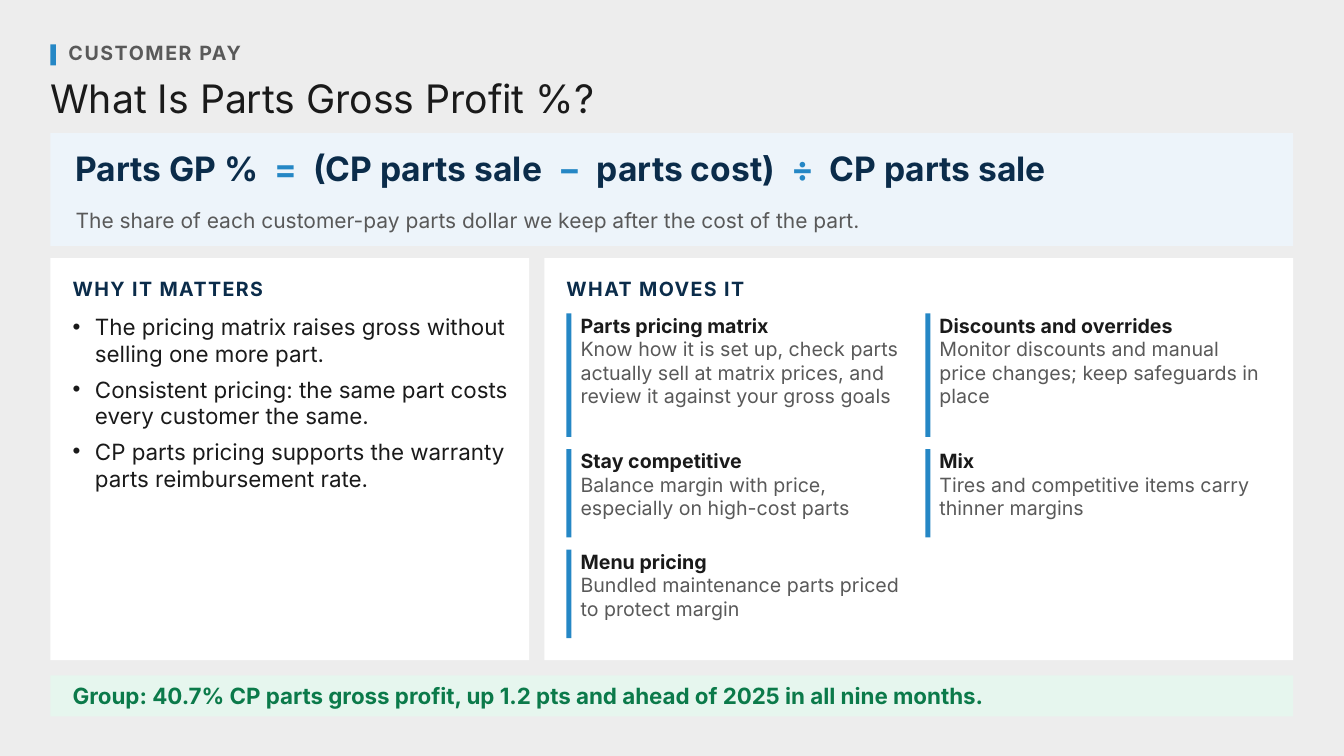
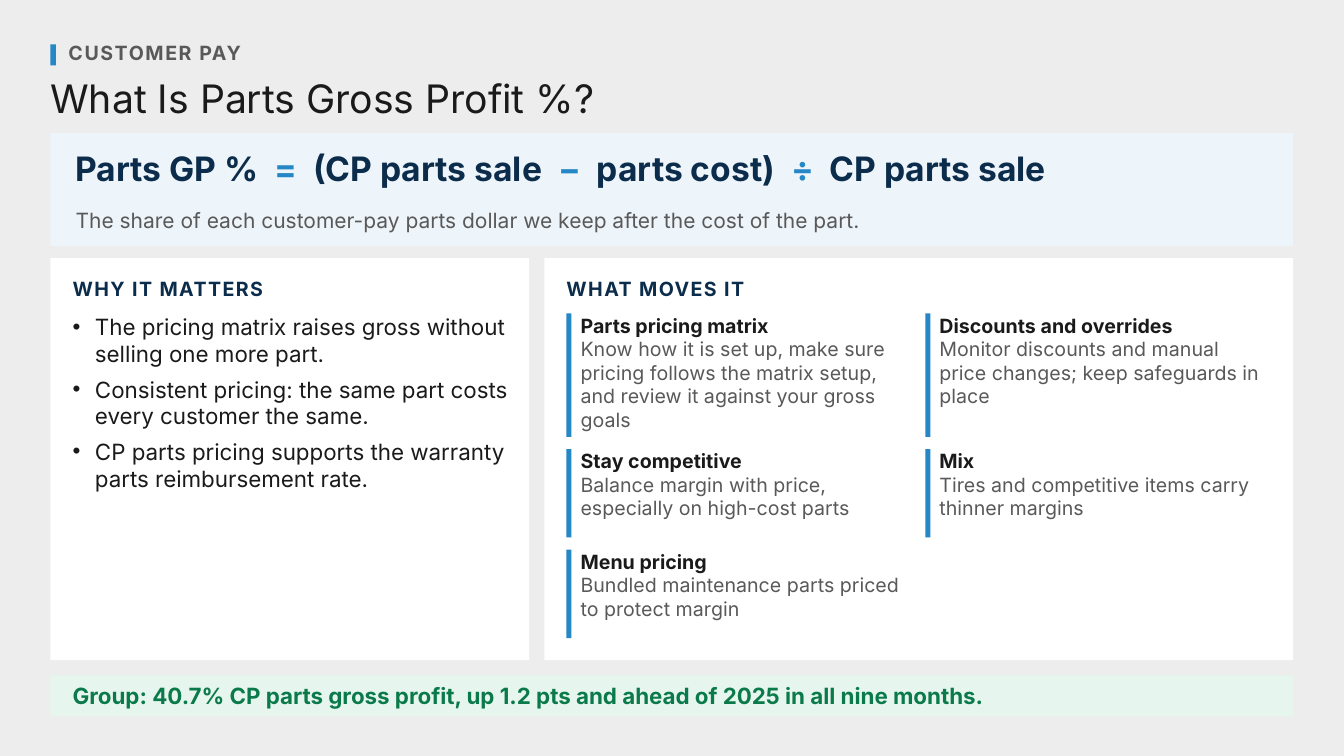
Before and after one commit to Ndresner/Noah, a slide deck: slide 81 of day2-deck/decks/Fixed Ops - Day 2 Example Test Deck.pptx. Drawn at 1344x756 pixels with LibreOffice and Linux fonts; fonts in the diff are those of the drawing. Boxes give left, top, right and bottom in pixels: in the first picture for what was removed or moved away, otherwise in the second. Text is boxed around its words. In the diff, an @@ line names an element or a change of style, - is before the commit and + after.

```diff
--- a/day2-deck/decks/Fixed Ops - Day 2 Example Test Deck.pptx
+++ b/day2-deck/decks/Fixed Ops - Day 2 Example Test Deck.pptx
@@ text at [581,341,884,431]: text changed @@
-Know how it is set up, check parts actually sell at matrix prices, and review it against your gross goals
+Know how it is set up, make sure pricing follows the matrix setup, and review it against your gross goals
```
Also in this commit, not shown: 3 other slides changed, 6 other files.
